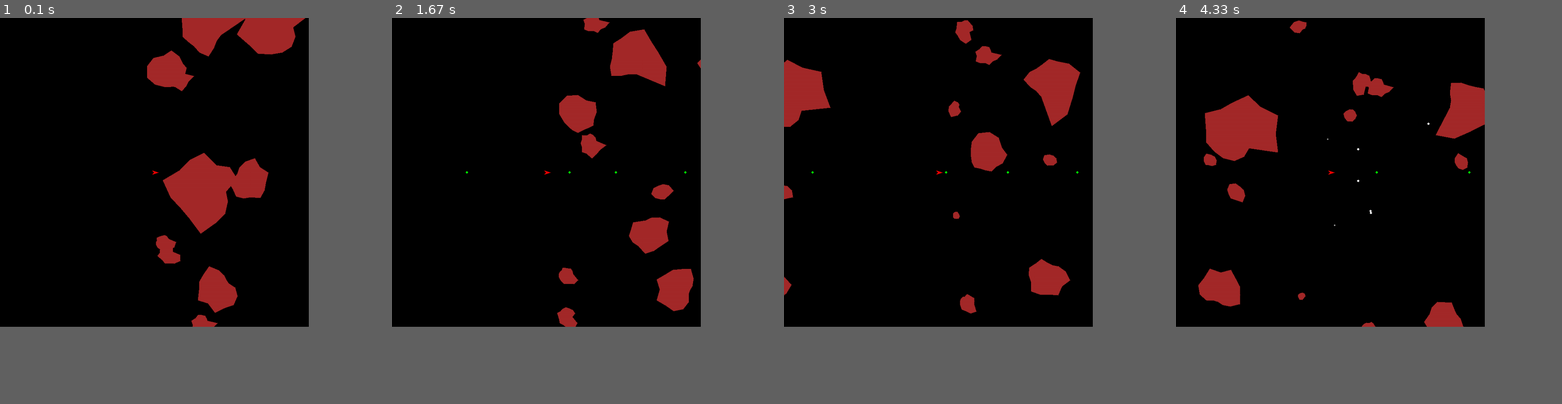
Above: before the commit, frames 1-4 (left to right).
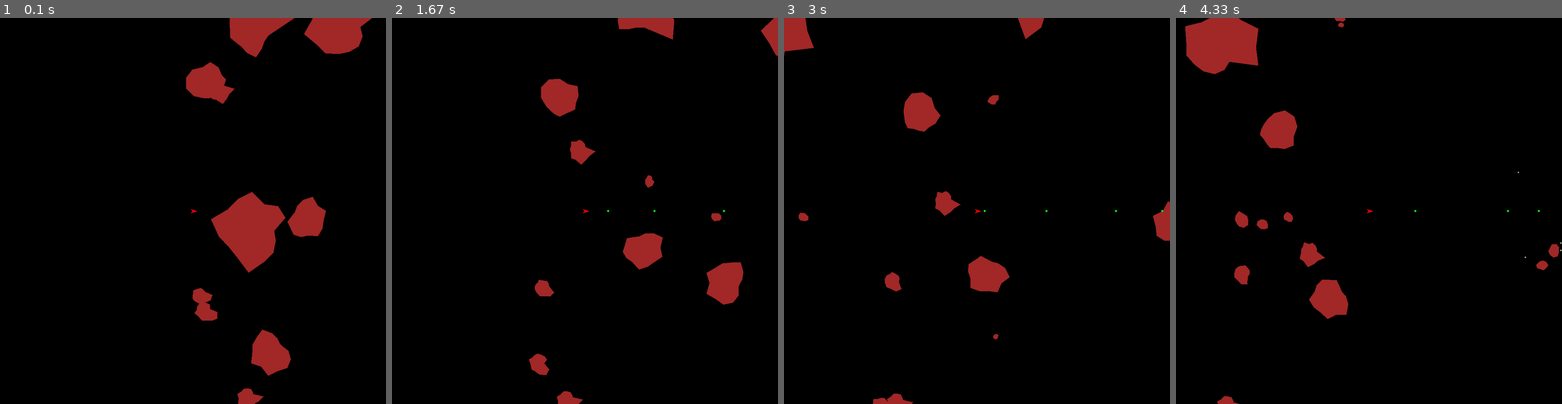
Above: after the commit, the same moments.

Repository: Darokahn/Asteroids
Game: pygame game, started from asteroids.py
Same seed, same stepped clock (60 frames per second), same inputs: the game is played once before the commit and once after it.
Inputs (mouse positions are in pixels of both pictures, inside the frame that each line leads up to):
- Up to frame 1 (0.1 s): no input
- Up to frame 2 (1.67 s): tap Enter at 0.33 s; tap Space at 0.67, 1.07, 1.37, 1.57 s; move the mouse to (642, 75) at 1.03 s; move the mouse to (592, 79) at 1.53 s
- Up to frame 3 (3 s): move the mouse to (980, 253) at 1.87 s; tap Space at 1.9, 2.2, 2.4, 2.7, 2.97 s; move the mouse to (1077, 272) at 2.37 s; move the mouse to (1077, 176) at 2.93 s
- Up to frame 4 (4.33 s): move the mouse to (1507, 180) at 3.27 s; tap Space at 3.3, 3.6, 3.73, 4.13 s; move the mouse to (1504, 288) at 3.7 s; move the mouse to (1384, 195) at 4.1 s
The window is 720x720 before the commit and 900x900 after it. Grey fills any space a smaller window leaves; there, only what the larger window draws over its background counts as a difference.

The runs differ from the first frame. In frame 1, 13% of the frame differs, in the area x 38-97%, y 0-100%; in frame 2, 7.4%; in frame 3, 8.3%; in frame 4, 9.9%.

Commit message:
stars have different colors

Diff:
--- a/asteroids.py
+++ b/asteroids.py
@@ -75,8 +75,8 @@
         for _ in range(rock_amount):
             x = random.randint(0, self.worldwidth)
             y = random.randint(0, self.worldheight)
-            dx = random.randint(0, 100)/50
-            dy = random.randint(0, 100)/50
+            dx = random.randint(-100, 100)/50
+            dy = random.randint(-100, 100)/50
             spin_rate = random.randint(0, 100)/100
             rock = Rock(x, y, dx, dy, 0, self.worldwidth, self.worldheight, spin_rate, 40, 15)
             rocks.append(rock)
@@ -146,8 +146,8 @@
             obj.draw(surface)
 
 if __name__ == '__main__':
-    a = Asteroids(800, 800, 10)
-    s = pygame.display.set_mode((800, 800))
+    a = Asteroids(1000, 1000, 10)
+    s = pygame.display.set_mode((a.worldwidth, a.worldheight))
     keys = []
     clock = pygame.time.Clock()
     FPS = 60
--- a/asteroidsClasses.py
+++ b/asteroidsClasses.py
@@ -361,7 +361,8 @@
 
 class Star(Circle):
     def __init__(self, x, y, dx, dy, worldwidth, worldheight, lifetime, distance):
-        super().__init__(x, y, dx, dy, 0, worldwidth, worldheight, 1, "white", 0.05, distance)
+        color = pygame.Color(255 - random.randrange(100), 255 - random.randrange(100), 255 - random.randrange(100))
+        super().__init__(x, y, dx, dy, 0, worldwidth, worldheight, 1, color, 0.05, distance)
         self.lifetime = lifetime
         self.warp = False
         self.previous_position = self.get_pos()
@@ -392,12 +393,10 @@
         self.previous_position = self.get_pos()
 
     def draw(self, surface):
-        amplitude = 255
-        half_amplitude = amplitude / 2
-        brightness = (math.sin(self.lifetime) + 1) * half_amplitude
-        extra_sparkle = brightness * 0.01
-        color = [brightness for i in range(3)]
-        radius = self.radius + extra_sparkle
+        brightness = (math.sin(self.lifetime) + 1) / 2
+        extra_sparkle = brightness
+        color = [int(brightness * colorComponent)  for colorComponent in self.color[0:3]]
+        radius = self.radius + (extra_sparkle * 2)
 
         if self.warp:
             pygame.draw.line(surface, color, self.get_pos(), self.previous_position, int(radius*2))
--- a/classes.py
+++ b/classes.py
@@ -6,18 +6,6 @@
 from globalmessage import GLOBAL
 
 GLOBAL.add_channel("ship-moved")
-
-class Init:
-    def __init__(self, args, nonmembers=None, func=lambda x, y: None):
-        if not nonmembers:
-            nonmembers = []
-        nonmembers.append("self")
-        for key, value in args.items():
-            if not key in nonmembers:
-                setattr(self, key, value)
-
-        func(self, args)
-
 
 class Movable:
     def __init__(self, x, y, dx, dy, worldwidth, worldheight):
--- a/pygamestuff.py
+++ /dev/null
@@ -1,66 +0,0 @@
-import pygame
-import time
-
-SCREENSIZE = (800, 800)
-
-class Frog:
-    def __init__(self, x, y):
-        self.x = x
-        self.y = y
-        self.surface = self.load_surface("frog.png")
-
-    def move(self, dx, dy):
-        self.x += dx
-        self.y += dy
-
-    def load_surface(self, path):
-        return pygame.image.load(path)
-
-    def get_surface(self):
-        return self.surface
-
-    def handle_inputs(self, inputs):
-        keys, mousepos, mousebuttons = inputs
-        movement = [0, 0]
-        for key in keys:
-
-            if key == pygame.K_UP:
-                movement[1] += -1
-            elif key == pygame.K_DOWN:
-                movement[1] += 1
-
-        self.move(*movement)
-
-    def draw(self, surface):
-        position = (self.x, self.y)
-
-        new_surface = self.get_surface()
-
-        surface.blit(new_surface, position)
-
-d = pygame.display.set_mode(SCREENSIZE)
-
-f = Frog(20, 20)
-
-def get_inputs():
-    keys = []
-    mousepos = pygame.mouse.get_pos()
-    mousebuttons = []
-
-    for event in pygame.event.get():
-        if event.type == pygame.KEYDOWN:
-            keys.append(event.key)
-        elif event.type == pygame.MOUSEBUTTONDOWN:
-            mousebuttons.append(event.button)
-
-    return (keys, mousepos, mousebuttons)
-
-while True:
-    inputs = get_inputs()
-    f.handle_inputs(inputs)
-    d.fill("black")
-    f.draw(d)
-
-    pygame.display.update()
-
-    time.sleep(0.1)
--- a/rotate_points.py
+++ /dev/null
@@ -1 +0,0 @@
-print(rotate_points([[-10, 0], [5, -5], [1, 0], [5, -5], [0, 10]], 90))
--- a/test.py
+++ b/test.py
@@ -31,5 +31,6 @@
             point = get_cart(angle, mag)
             point = add_vector2(point, obj.get_pos())
             pygame.draw.circle(s, "green", point, 2)
+    time.sleep(0.1)
     pygame.display.update()
     pygame.event.get()
--- a/trig.py
+++ b/trig.py
@@ -56,9 +56,6 @@
     full_rotation = (2 * math.pi)
     angle1, angle2 = normalize_angles(angle1, angle2)
 
-
-
-
 def get_y_intercept(point, slope):
     x, y = point
     return (slope * -x) + y
Binary file removed: frog.png
